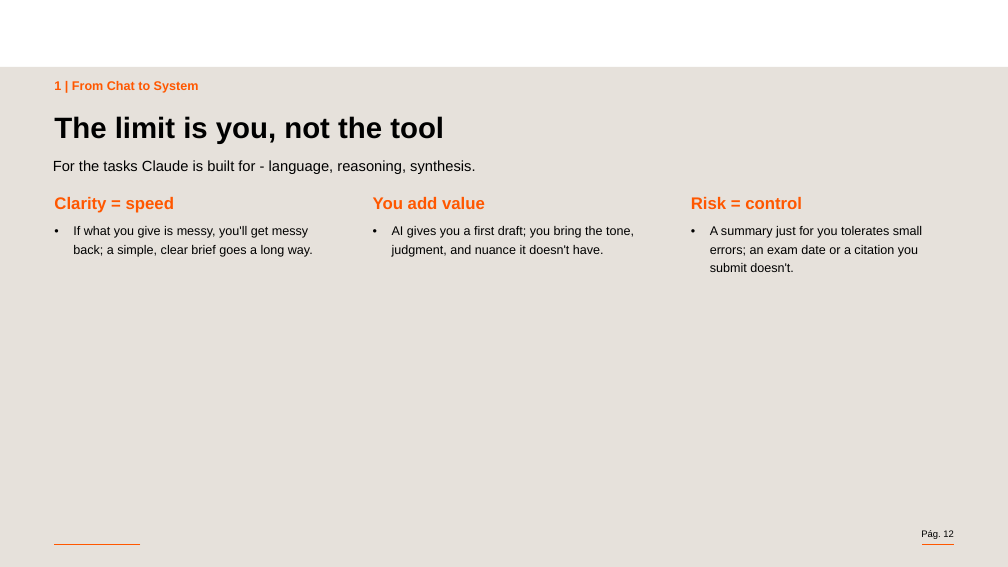
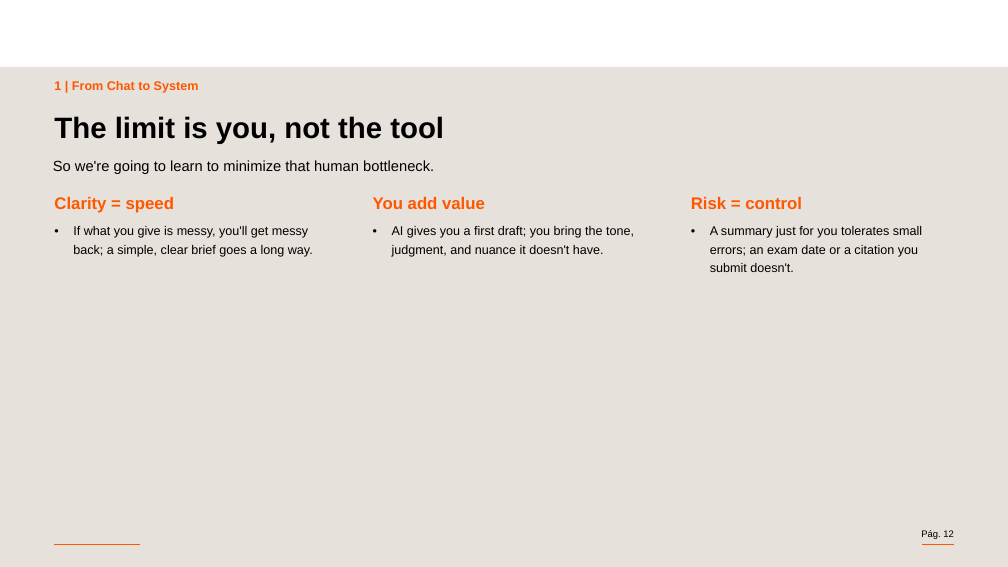
Before and after one commit to aguazz/search-processing-use-of-information, a slide deck: slide 12 of 01-Content/Topic 3 - AI and Prompt Engineering/AI and Prompt Engineering.pptx. Drawn at 1008x567 pixels with LibreOffice and Linux fonts; fonts in the diff are those of the drawing; background and template pictures are left out. Boxes give left, top, right and bottom in pixels: in the first picture for what was removed or moved away, otherwise in the second. Text is boxed around its words. In the diff, an @@ line names an element or a change of style, - is before the commit and + after.

```diff
--- a/01-Content/Topic 3 - AI and Prompt Engineering/AI and Prompt Engineering.pptx
+++ b/01-Content/Topic 3 - AI and Prompt Engineering/AI and Prompt Engineering.pptx
@@ text at (53, 160, 434, 174): text changed @@
-For the tasks Claude is built for - language, reasoning, synthesis.
+So we're going to learn to minimize that human bottleneck.
```
Also in this commit, not shown: 24 other slides changed, 2 slides removed, 1 other file.
